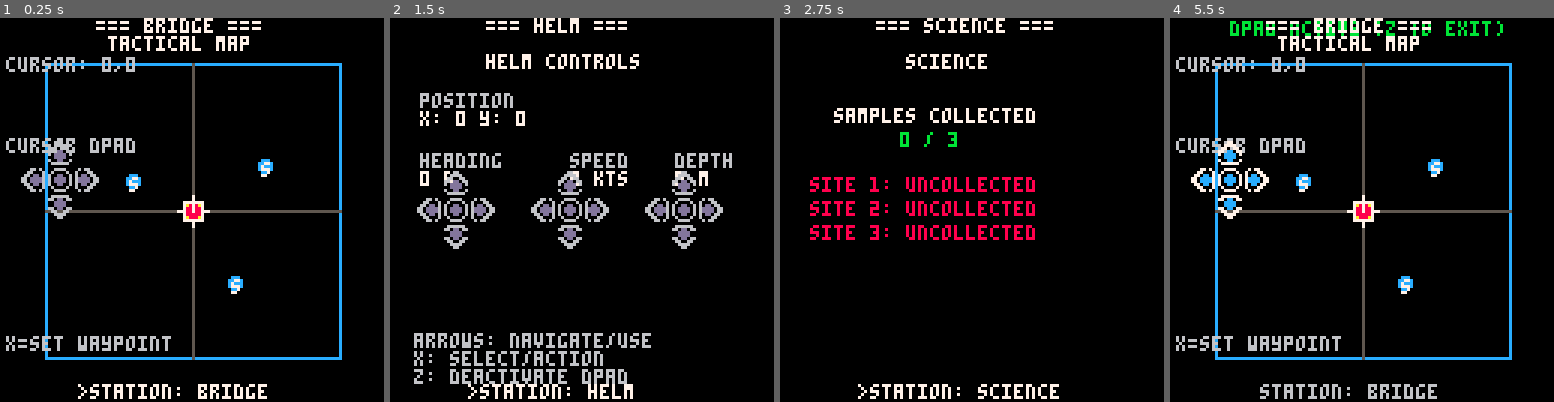
Above: before the commit, frames 1-4 (left to right).
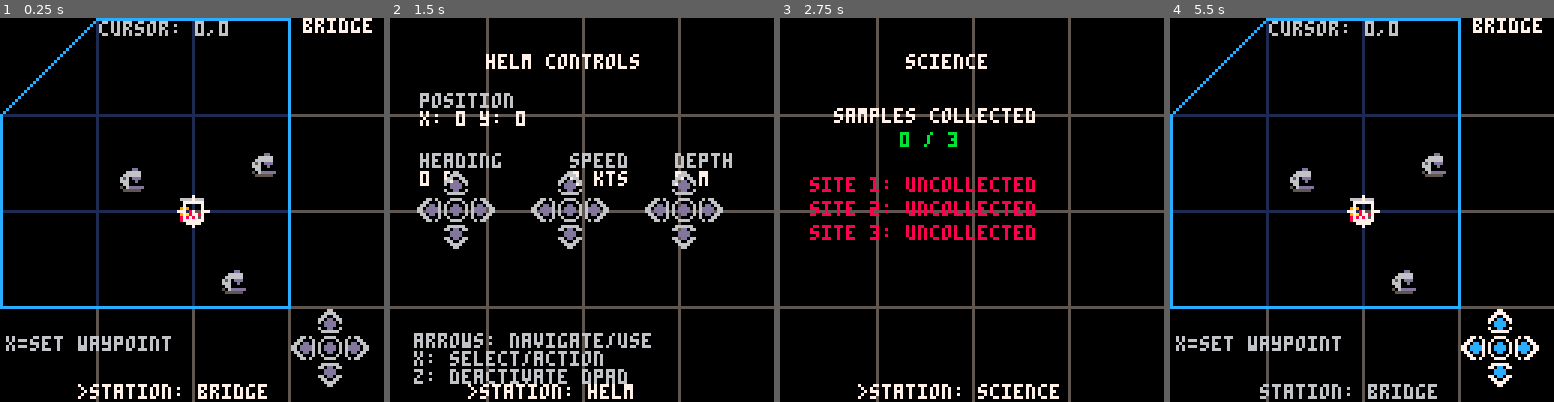
Above: after the commit, the same moments.

Repository: NickWest27/AquaNovaPico
Game: PICO-8 cartridge aquanova.p8
Same seed, same stepped clock (60 frames per second), same inputs: the game is played once before the commit and once after it.
Inputs:
- Up to frame 1 (0.25 s): no input
- Up to frame 2 (1.5 s): tap O (Z key) at 0.33, 0.7, 1.43 s; tap X (X key) at 1.07 s
- Up to frame 3 (2.75 s): hold Left 1.97-2.37 s; tap X (X key) at 2.07, 2.4, 2.73 s; tap O (Z key) at 2.22 s; hold Down from 2.42 s (still down)
- Up to frame 4 (5.5 s): release Down at 2.82 s; hold Right 2.87-3.53 s; tap X (X key) every 0.33 s from 3.07 to 5.4 s; tap O (Z key) at 3.1, 3.98, 4.87 s; hold Up 3.58-4.08 s; hold Right 4.13-4.53 s; hold Down 4.58-5.08 s; hold Left from 5.13 s (still down)

The runs differ from the first frame. In frame 1, 13% of the frame differs, in the area x 0-100%, y 0-100%; in frame 2, 4.3%; in frame 3, 4.7%; in frame 4, 14%.

Commit message:
Adjusted the layout

Diff:
--- a/aquanova.p8
+++ b/aquanova.p8
@@ -5,7 +5,7 @@
 -- submarine strategy game
 
 -- === game state ===
-gamestate = "bridge"
+station = "bridge"
 station_index = 1
 stations = {
   "bridge",
@@ -94,15 +94,15 @@
   selected_button = 1
   input_mode = "navigate"
 
-  if gamestate == "helm" then
+  if station == "helm" then
     setup_helm_buttons()
-  elseif gamestate == "bridge" then
+  elseif station == "bridge" then
     setup_bridge_buttons()
-  elseif gamestate == "science" then
+  elseif station == "science" then
     setup_science_buttons()
-  elseif gamestate == "engineering" then
+  elseif station == "engineering" then
     setup_engineering_buttons()
-  elseif gamestate == "quarters" then
+  elseif station == "quarters" then
     setup_quarters_buttons()
   end
 end
@@ -264,7 +264,7 @@
 
   add(ui_buttons, {
     type = "dpad",
-    x = 16, y = 50,
+    x = 106, y = 106,
     label = "cursor",
     sprite = 0,
     on_left = function()
@@ -323,7 +323,7 @@
   if station_index > #stations then
     station_index = 1
   end
-  gamestate = stations[station_index]
+  station = stations[station_index]
   setup_station_buttons()
 end
 
@@ -453,7 +453,7 @@
     -- draw as text button
     local prefix = " "
     if is_selected then prefix = ">" end
-    print(prefix .. btn.label .. ": " .. gamestate, btn.x, btn.y, color)
+    print(prefix .. btn.label .. ": " .. station, btn.x, btn.y, color)
   elseif btn.type == "action" then
     -- draw action button
     rect(btn.x, btn.y, btn.x+20, btn.y+10, color)
@@ -508,75 +508,60 @@
   return screen_x, screen_y
 end
 
-function format_lat(y)
-  -- convert latitude to N/S degrees and minutes
-  local dir = "n"
-  local val = y
-  if y < 0 then
-    dir = "s"
-    val = -y
-  end
-  local deg = flr(val / 10)
-  local min = flr((val % 10) * 6)
-  return dir .. deg .. "'" .. min .. "\""
-end
-
-function format_lon(x)
-  -- convert longitude to E/W degrees and minutes
-  local dir = "e"
-  local val = x
-  if x < 0 then
-    dir = "w"
-    val = -x
-  end
-  local deg = flr(val / 10)
-  local min = flr((val % 10) * 6)
-  return dir .. deg .. "'" .. min .. "\""
-end
-
 -- === draw loop (30fps) ===
 function _draw()
   cls()
+  draw_dev_grid()
 
   -- draw current station
-  if gamestate == "bridge" then
+  if station == "bridge" then
     draw_bridge()
-  elseif gamestate == "helm" then
+  elseif station == "helm" then
     draw_helm()
-  elseif gamestate == "science" then
+  elseif station == "science" then
     draw_science()
-  elseif gamestate == "engineering" then
+  elseif station == "engineering" then
     draw_engineering()
-  elseif gamestate == "quarters" then
+  elseif station == "quarters" then
     draw_quarters()
   end
-
-  -- draw station name at top
-  print("=== " .. gamestate .. " ===", 32, 0, 7)
+end
+
+function draw_dev_grid()
+  -- draw development layout guidline grid
+  line(0, 32, 128, 32, 5)
+  line(0, 64, 128, 64, 5)
+  line(0, 96, 128, 96, 5)
+  line(32, 0, 32, 128, 5)
+  line(64, 0, 64, 128, 5)
+  line(96, 0, 96, 128, 5)
 end
 
 -- === station screens ===
 function draw_bridge()
-  print("tactical map", 36, 6, 7)
-
-  -- draw map border
-  rect(15, 15, 113, 113, 12)
+    -- draw station name at top
+  print(station, 101, 0, 7)
 
   -- draw grid lines
-  line(64, 15, 64, 113, 5) -- vertical center
-  line(15, 64, 113, 64, 5) -- horizontal center
+  line(0, 32, 0, 96, 1) -- vertical
+  line(32, 0, 32, 96, 1)
+  line(64, 0, 64, 96, 1)
+  line(96, 0, 96, 96, 1)
+  line(32, 0, 96, 0, 1) -- horizontal
+  line(0, 32, 96, 32, 1)
+  line(0, 64, 96, 64, 1)
+  line(0, 96, 96, 96, 1)
 
   -- draw port at (0,0)
   local port_x, port_y = world_to_screen(0, 0)
-  rectfill(port_x-2, port_y-2, port_x+2, port_y+2, 10)
-  print("p", port_x-1, port_y-1, 0)
+  spr(17, port_x-4, port_y-4) -- subtract 4 to center
+
 
   -- draw sample sites
   for site in all(sample_sites) do
     if not site.collected then
       local sx, sy = world_to_screen(site.x, site.y)
-      circfill(sx, sy, 2, 12)
-      print("s", sx-1, sy-1, 7)
+      spr(19, sx-4, sy-4) -- subtract 4 to center
     end
   end
 
@@ -597,19 +582,21 @@
 
   -- draw submarine
   local sub_x, sub_y = world_to_screen(sub.x, sub.y)
-  circfill(sub_x, sub_y, 2, 8)
-
-  -- draw heading indicator
-  local heading_angle = (sub.heading - 90) / 360
-  local hx = sub_x + cos(heading_angle) * 4
-  local hy = sub_y - sin(heading_angle) * 4  -- negate because screen Y is flipped
-  line(sub_x, sub_y, hx, hy, 7)
+  line(sub_x, sub_y, sub_x+2, sub_y+4, 7) -- right side
+  line(sub_x, sub_y, sub_x-2, sub_y+4, 7) -- left side
+  line(sub_x-2, sub_y+4, sub_x+2, sub_y+4, 7) -- stern
 
   -- cursor position info
-  print("cursor: " .. cursor.x .. "," .. cursor.y, 2, 13, 6)
-
-  -- draw d-pad control on left side
-  print("cursor dpad", 2, 40, 6)
+  print("cursor: " .. cursor.x .. "," .. cursor.y, 33, 1, 6)
+
+  -- draw map border
+  line(32, 0, 96, 0, 12) -- top
+  line(96, 0, 96, 96, 12) -- right
+  line(0, 96, 96, 96, 12) -- bottom
+  line(0, 32, 0, 96, 12) -- left
+  line(0, 32, 32, 0, 12) -- top left corner
+
+  -- draw d-pad control on right side
   draw_ui_buttons()
 
   if waypoint.active then
@@ -655,11 +642,6 @@
   for i, btn in pairs(ui_buttons) do
     local is_selected = (i == selected_button)
     draw_button(btn, is_selected)
-  end
-
-  -- show mode indicator
-  if input_mode == "dpad_active" then
-    print("dpad active (z to exit)", 20, 1, 11)
   end
 end
 
@@ -754,3 +736,11 @@
 0070070000dddd00077007700770dd0770dd0770700dd00700dddd00066006600660dd0660dd0660600dd00600cccc00077007700770cc0770cc0770700cc007
 00000000700dd00700777700007700077000770007000070600dd00600666600006600066000660006000060700cc00700777700007700077000770007000070
 00000000077777700007700000077070070770000077770006666660000660000006606006066000006666000777777000077000000770700707700000777700
+0000000066666666000066000000dd000000b0000000000000000000000000000000000000000000000000000000000000000000000000000000000000000000
+000000000700006600007660006666600000b0b00000000000000000000000000000000000000000000000000000000000000000000000000000000000000000
+0000000007000006000070660666666000b300b00000000000000000000000000000000000000000000000000000000000000000000000000000000000000000
+00000000999000060009aa066560ddd000b000330eeee00e00000000000000000000000000000000000000000000000000000000000000000000000000000000
+00000000000885558800000666600d00b030b000eeeeeee000000000000000000000000000000000000000000000000000000000000000000000000000000000
+000000009aa88885889aa0a006600000b000b0b0e000ee0e00000000000000000000000000000000000000000000000000000000000000000000000000000000
+000000008080885588808088506ddddd33b030b000e0000000000000000000000000000000000000000000000000000000000000000000000000000000000000
+00000000888880000888888005555550003000330000000000000000000000000000000000000000000000000000000000000000000000000000000000000000
